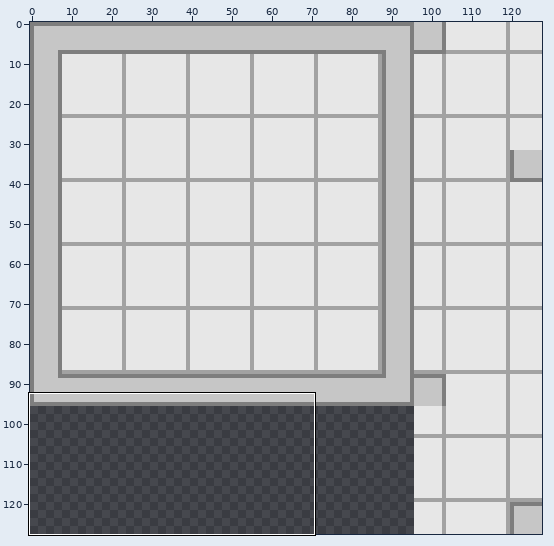
A sprite sheet gets an edit: Assets/tilemaps/roofs.png. Above: a wide view before the commit, with the close-up outlined.
Close-up. The starting point:
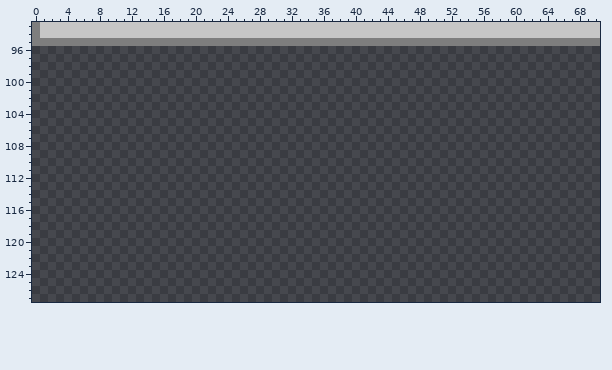
The file is 128x128 pixels. Shown: x 0..70, y 93..127.
The same view after the edit:
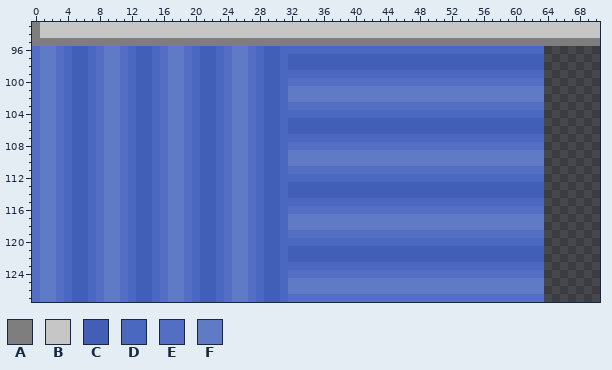
Palette (. is transparent): A #7e7e7e  B #c6c6c6  C #435fb5  D #4b68c1  E #536ec3  F #617ac6
Difference:
Changed rows in their new state; - is an unchanged pixel.
first column x 0:
 96 EFFEDCCDEFFEDCCDEFFEDCCDEFFEDCCDDDDDDDDDDDDDDDDDDDDDDDDDDDDDDDDD
 97 EFFEDCCDEFFEDCCDEFFEDCCDEFFEDCCDCCCCCCCCCCCCCCCCCCCCCCCCCCCCCCCC
 98 EFFEDCCDEFFEDCCDEFFEDCCDEFFEDCCDCCCCCCCCCCCCCCCCCCCCCCCCCCCCCCCC
 99 EFFEDCCDEFFEDCCDEFFEDCCDEFFEDCCDDDDDDDDDDDDDDDDDDDDDDDDDDDDDDDDD
100 EFFEDCCDEFFEDCCDEFFEDCCDEFFEDCCDEEEEEEEEEEEEEEEEEEEEEEEEEEEEEEEE
101 EFFEDCCDEFFEDCCDEFFEDCCDEFFEDCCDFFFFFFFFFFFFFFFFFFFFFFFFFFFFFFFF
102 EFFEDCCDEFFEDCCDEFFEDCCDEFFEDCCDFFFFFFFFFFFFFFFFFFFFFFFFFFFFFFFF
103 EFFEDCCDEFFEDCCDEFFEDCCDEFFEDCCDEEEEEEEEEEEEEEEEEEEEEEEEEEEEEEEE
104 EFFEDCCDEFFEDCCDEFFEDCCDEFFEDCCDDDDDDDDDDDDDDDDDDDDDDDDDDDDDDDDD
105 EFFEDCCDEFFEDCCDEFFEDCCDEFFEDCCDCCCCCCCCCCCCCCCCCCCCCCCCCCCCCCCC
106 EFFEDCCDEFFEDCCDEFFEDCCDEFFEDCCDCCCCCCCCCCCCCCCCCCCCCCCCCCCCCCCC
107 EFFEDCCDEFFEDCCDEFFEDCCDEFFEDCCDDDDDDDDDDDDDDDDDDDDDDDDDDDDDDDDD
108 EFFEDCCDEFFEDCCDEFFEDCCDEFFEDCCDEEEEEEEEEEEEEEEEEEEEEEEEEEEEEEEE
109 EFFEDCCDEFFEDCCDEFFEDCCDEFFEDCCDFFFFFFFFFFFFFFFFFFFFFFFFFFFFFFFF
110 EFFEDCCDEFFEDCCDEFFEDCCDEFFEDCCDFFFFFFFFFFFFFFFFFFFFFFFFFFFFFFFF
111 EFFEDCCDEFFEDCCDEFFEDCCDEFFEDCCDEEEEEEEEEEEEEEEEEEEEEEEEEEEEEEEE
112 EFFEDCCDEFFEDCCDEFFEDCCDEFFEDCCDDDDDDDDDDDDDDDDDDDDDDDDDDDDDDDDD
113 EFFEDCCDEFFEDCCDEFFEDCCDEFFEDCCDCCCCCCCCCCCCCCCCCCCCCCCCCCCCCCCC
114 EFFEDCCDEFFEDCCDEFFEDCCDEFFEDCCDCCCCCCCCCCCCCCCCCCCCCCCCCCCCCCCC
115 EFFEDCCDEFFEDCCDEFFEDCCDEFFEDCCDDDDDDDDDDDDDDDDDDDDDDDDDDDDDDDDD
116 EFFEDCCDEFFEDCCDEFFEDCCDEFFEDCCDEEEEEEEEEEEEEEEEEEEEEEEEEEEEEEEE
117 EFFEDCCDEFFEDCCDEFFEDCCDEFFEDCCDFFFFFFFFFFFFFFFFFFFFFFFFFFFFFFFF
118 EFFEDCCDEFFEDCCDEFFEDCCDEFFEDCCDFFFFFFFFFFFFFFFFFFFFFFFFFFFFFFFF
119 EFFEDCCDEFFEDCCDEFFEDCCDEFFEDCCDEEEEEEEEEEEEEEEEEEEEEEEEEEEEEEEE
120 EFFEDCCDEFFEDCCDEFFEDCCDEFFEDCCDDDDDDDDDDDDDDDDDDDDDDDDDDDDDDDDD
121 EFFEDCCDEFFEDCCDEFFEDCCDEFFEDCCDCCCCCCCCCCCCCCCCCCCCCCCCCCCCCCCC
122 EFFEDCCDEFFEDCCDEFFEDCCDEFFEDCCDCCCCCCCCCCCCCCCCCCCCCCCCCCCCCCCC
123 EFFEDCCDEFFEDCCDEFFEDCCDEFFEDCCDDDDDDDDDDDDDDDDDDDDDDDDDDDDDDDDD
124 EFFEDCCDEFFEDCCDEFFEDCCDEFFEDCCDEEEEEEEEEEEEEEEEEEEEEEEEEEEEEEEE
125 EFFEDCCDEFFEDCCDEFFEDCCDEFFEDCCDFFFFFFFFFFFFFFFFFFFFFFFFFFFFFFFF
126 EFFEDCCDEFFEDCCDEFFEDCCDEFFEDCCDFFFFFFFFFFFFFFFFFFFFFFFFFFFFFFFF
127 EFFEDCCDEFFEDCCDEFFEDCCDEFFEDCCDEEEEEEEEEEEEEEEEEEEEEEEEEEEEEEEE
Where, in picture pixels (left, top, right, bottom), the same in both close-ups:
added: (32, 46, 544, 302)
